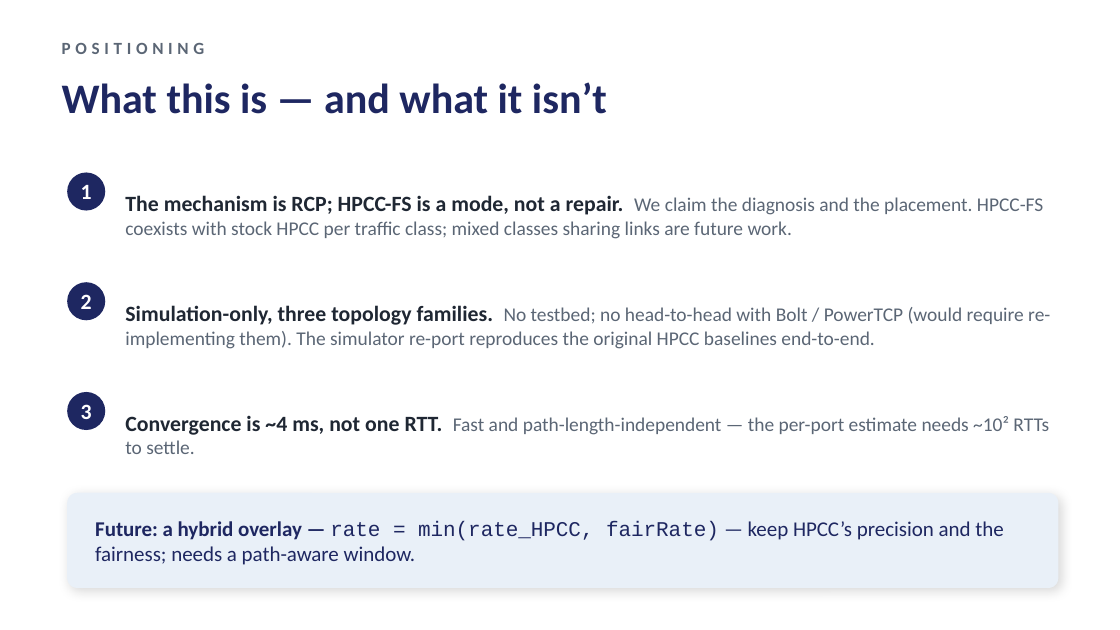
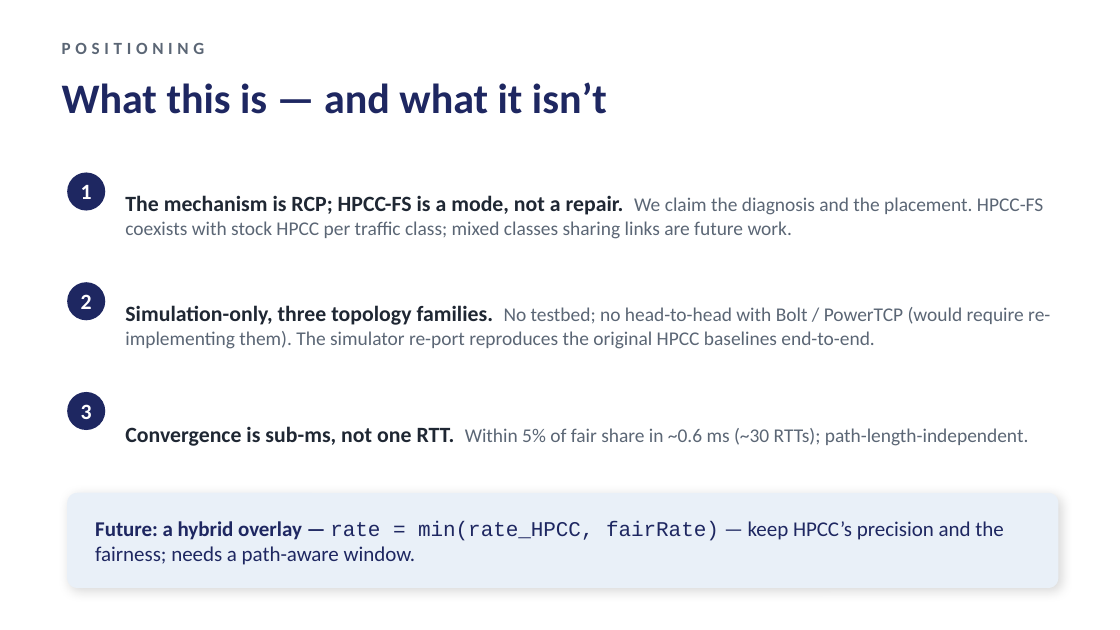
Before and after one commit to UNOCourseDemo/hpcc-fs, a slide deck: slide 16 of examples/hpcc/hpcc-fs/talk/ipccc2026-talk.pptx. Drawn at 1120x630 pixels with LibreOffice and Linux fonts; fonts in the diff are those of the drawing. Boxes give left, top, right and bottom in pixels: in the first picture for what was removed or moved away, otherwise in the second. Text is boxed around its words. In the diff, an @@ line names an element or a change of style, - is before the commit and + after.

Commit message:
sync: mixed-mode coexistence, defensive-review corrections, updated slides
- cc_mode 12 / IntHeader::FSMIX per-class dispatch + run_mixed_mode.py
- paper.tex/pdf, paper-ipccc.tex/pdf: coexistence negative result, N=1
  single-bottleneck control, corrected queue peak (46 KB), convergence
  (sub-ms), ECMP seed claim, WebSearch metric disclosure, RCP-identity
  withdrawn, Bolt repositioned
- talk deck + PDF: matching corrections
- docs/paper.pdf, docs/slides.pdf refreshed

```diff
--- a/examples/hpcc/hpcc-fs/talk/ipccc2026-talk.pptx
+++ b/examples/hpcc/hpcc-fs/talk/ipccc2026-talk.pptx
@@ text at (125, 426, 1029, 446): text changed @@
-Convergence is ~4 ms, not one RTT. Fast and path-length-independent — the per-port estimate needs ~10² RTTs to settle.
+Convergence is sub-ms, not one RTT. Within 5% of fair share in ~0.6 ms (~30 RTTs); path-length-independent.
```
Also in this commit, not shown: 2 other slides changed, 18 other files.
